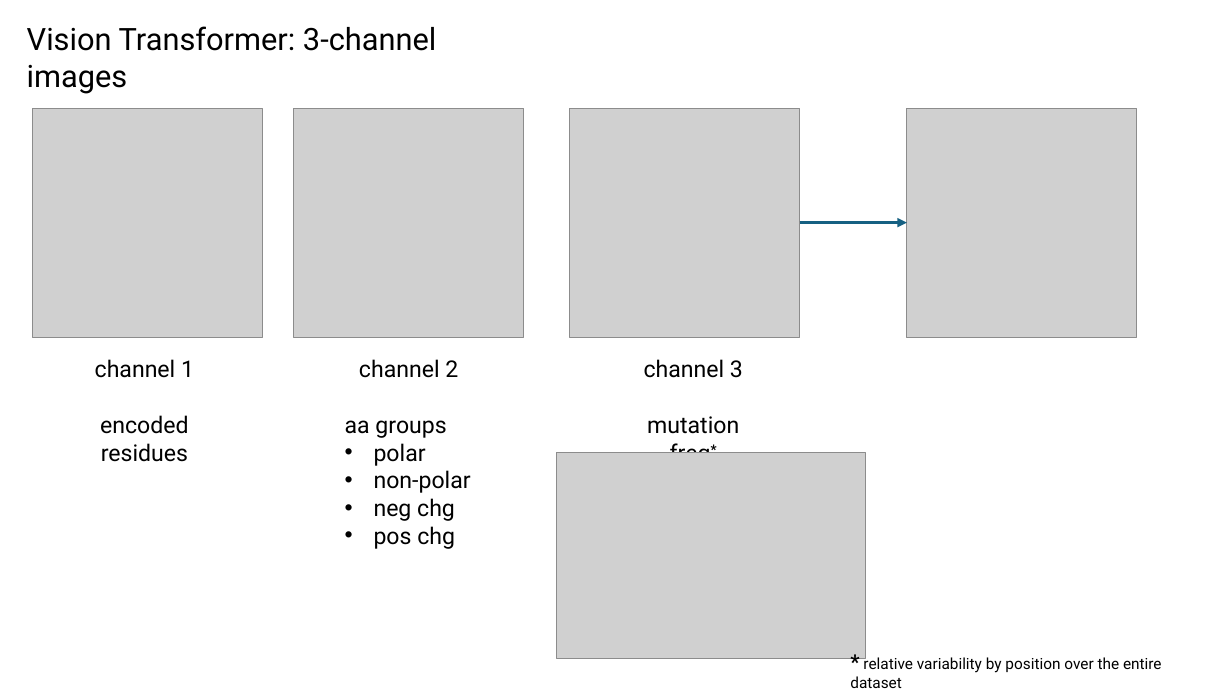
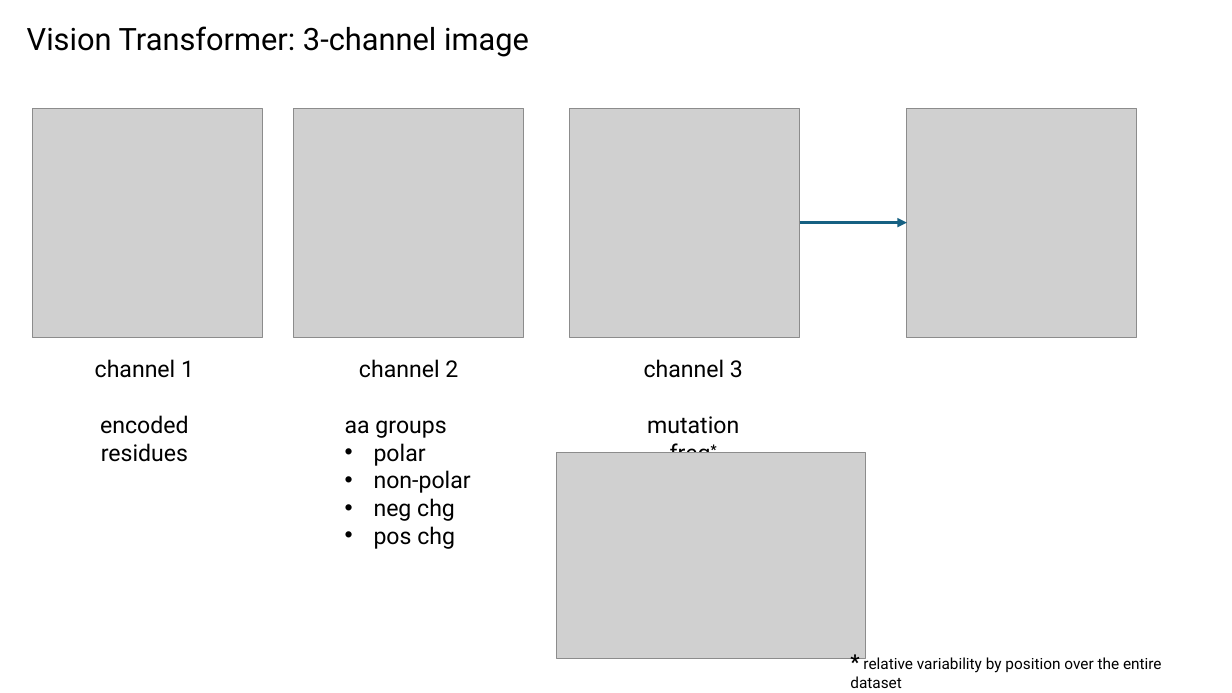
Before and after one commit to planaria158/BERT-antibody-antigen-binding-energy, a slide deck: slide 10 of Homework-aAlphaBio.pptx (slide 9 before the commit). Drawn at 1232x693 pixels with LibreOffice and Linux fonts; fonts in the diff are those of the drawing; grey boxes stand for pictures. Boxes give left, top, right and bottom in pixels: in the first picture for what was removed or moved away, otherwise in the second. Text is boxed around its words. In the diff, an @@ line names an element or a change of style, - is before the commit and + after.

```diff
--- a/Homework-aAlphaBio.pptx
+++ b/Homework-aAlphaBio.pptx
@@ text at box(27, 26, 529, 57): text changed @@
-Vision Transformer: 3-channel images
+Vision Transformer: 3-channel image
```
Also in this commit, not shown: 11 other slides changed, 3 slides added, 1 other file.
